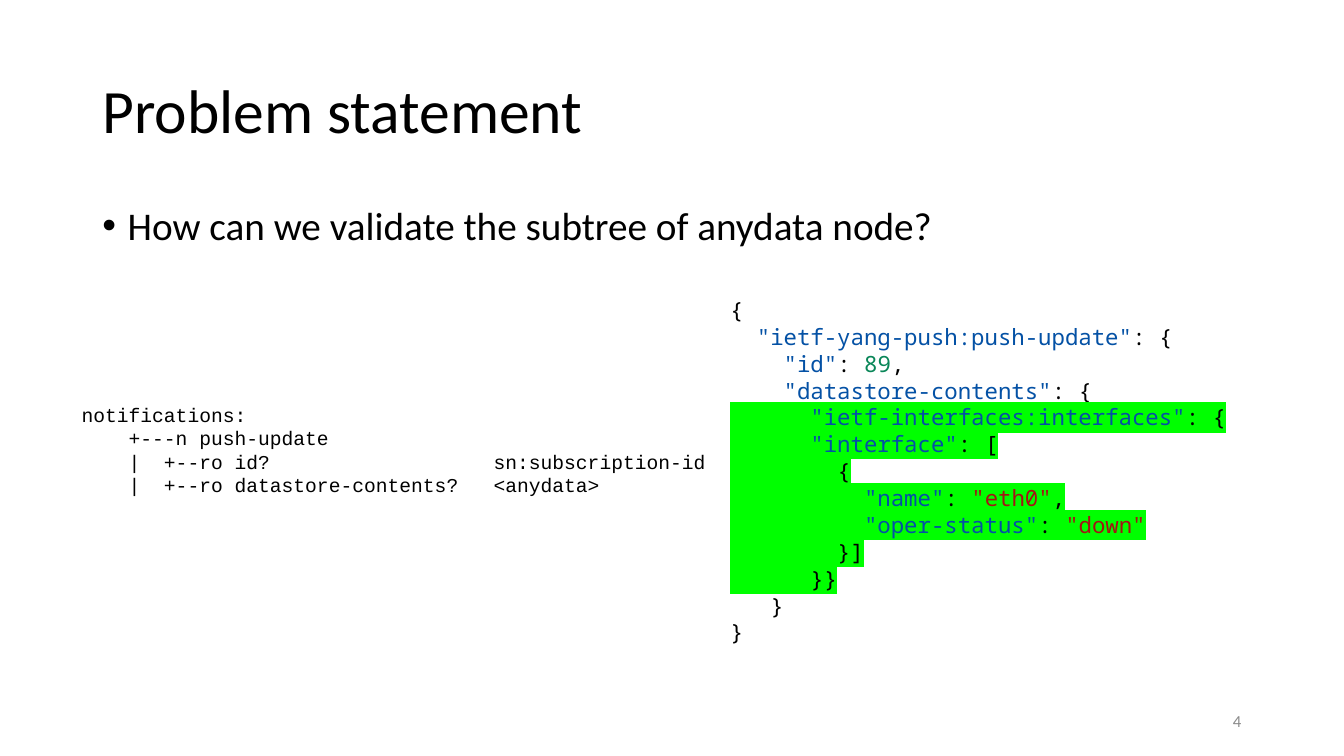
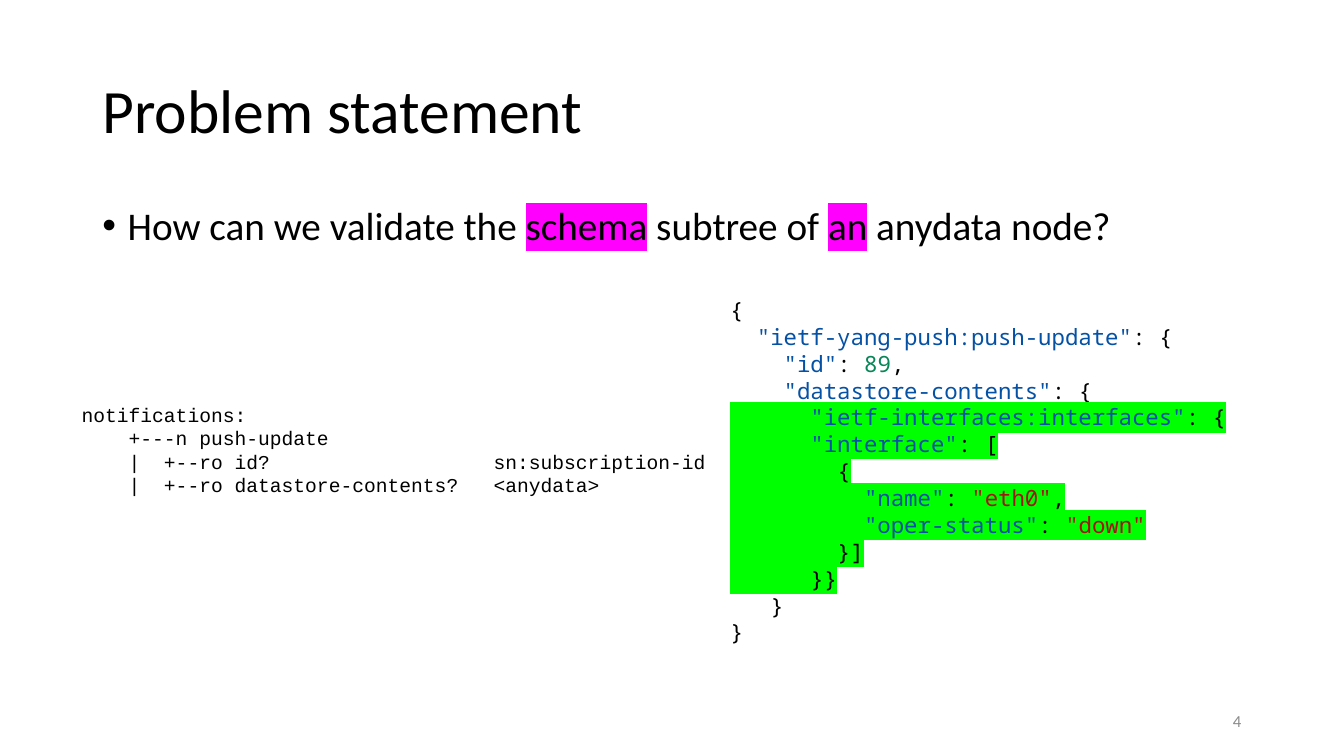
Before and after one commit to network-analytics/ietf-network-analytics-document-status, a slide deck: slide 4 of 119/NETMOD/draft-aelhassany-anydata-validation.pptx. Drawn at 1344x756 pixels with LibreOffice and Linux fonts; fonts in the diff are those of the drawing. Boxes give left, top, right and bottom in pixels: in the first picture for what was removed or moved away, otherwise in the second. Text is boxed around its words. In the diff, an @@ line names an element or a change of style, - is before the commit and + after.

```diff
--- a/119/NETMOD/draft-aelhassany-anydata-validation.pptx
+++ b/119/NETMOD/draft-aelhassany-anydata-validation.pptx
@@ text at <box>128,207,1110,250</box>: text changed @@
-• How can we validate the subtree of anydata node?
+• How can we validate the schema subtree of an anydata node?
```
Also in this commit, not shown: 2 other slides changed, 2 other files.
